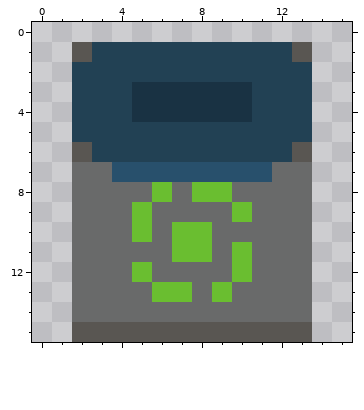
Edited in one commit: pixel-art file (assets/sprites/trash_can.aseprite). This is how it looked before the edit.
16x16 pixels, 1 frame. Colours within 5 levels of each other are drawn and written as one.
After:
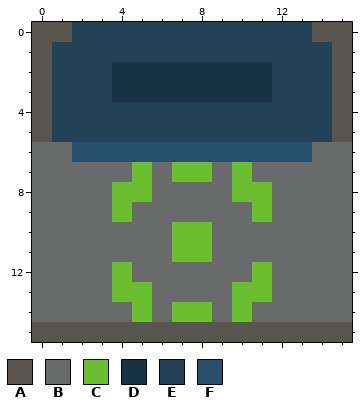
Palette (. is transparent): A #595652  B #696a6a  C #6abe30  D #193243  E #224154  F #28506c
Diff:
Layers "trash_bag", "Flattened":
Colour A now appears in row 0 at x 0 to 1 and 14 to 15; in rows 1 to 5 at x 0 and 15; in row 15 at x 0 to 1 and 14 to 15.
Colour B now appears in rows 6 to 14 at x 0 to 1 and 14 to 15.
The author changed colour C to colour B in row 8 at x 6 and 8 to 9; in row 9 at x 5 and 10; in row 10 at x 5; in row 11 at x 10; in row 12 at x 5 and 10; in row 13 at x 6 to 7 and 9.
The author changed colour F to colour B in row 7 at x 4, 6, 9 and 11.
The author changed colour B to colour C in row 8 at x 4 to 5 and 10 to 11; in row 9 at x 4 and 11; in row 12 at x 4 and 11; in row 13 at x 4 to 5 and 10 to 11; in row 14 at x 5, 7 to 8 and 10.
The author changed colour F to colour C in row 7 at x 5, 7 to 8 and 10.
The author changed colour E to colour D in row 2 at x 4 to 11; in row 3 at x 4 and 11.
Colour E now appears in row 0 at x 2 to 13; in rows 1 to 5 at x 1 and 14.
The author changed colour A to colour E in row 1 at x 2 and 13.
The author changed colour D to colour E in row 4 at x 5 to 10.
The author changed colour A to colour F in row 6 at x 2 and 13.
The author changed colour E to colour F in row 6 at x 3 to 12.
Pixel boxes of the changes (left, top, right, bottom) in both pictures:
changed: (32, 22, 352, 342)
